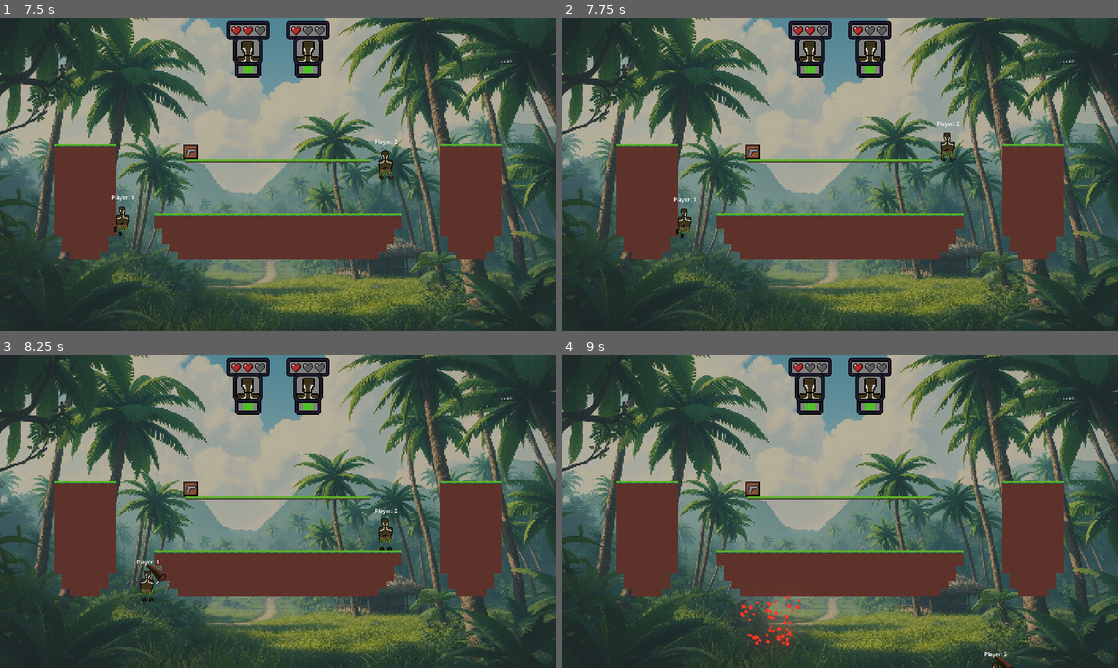
Above: before the commit, frames 1-4 (two rows, left to right).
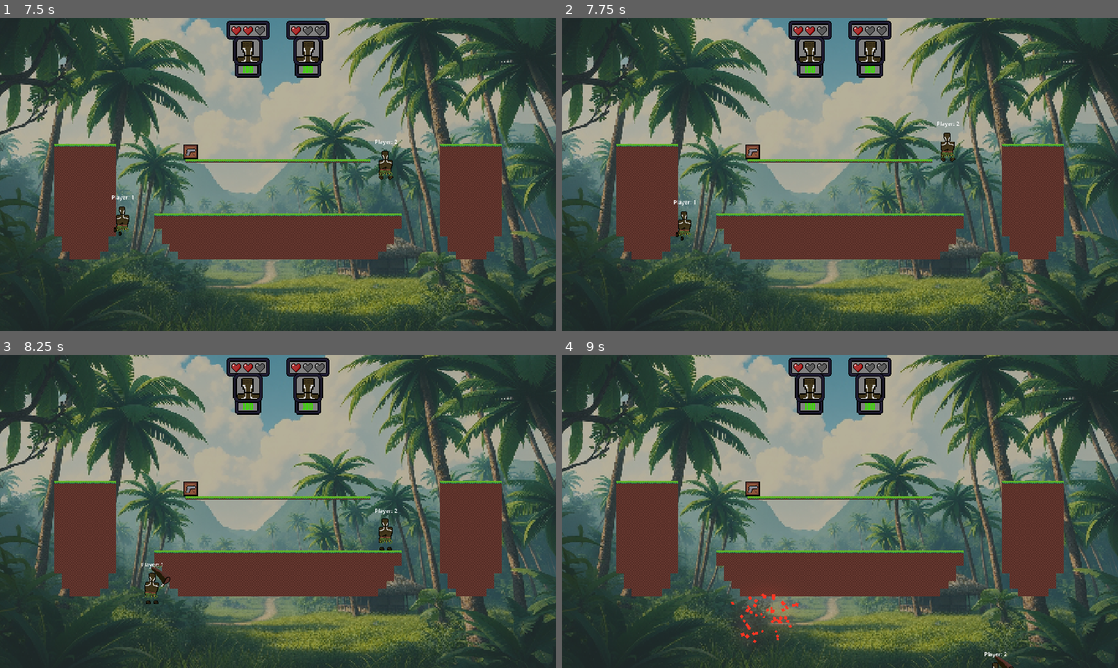
Above: after the commit, the same moments.

Repository: Erueti-Selwyn/DiVerse-Game
Game: Godot game, scene res://scenes/Level.tscn
The game is run twice, just before and just after one commit, with the same random seed, the same clock (stepped at 60 frames per second) and the same inputs. This scene is started directly instead of the project's main scene.
Inputs (mouse positions are in pixels of both pictures, inside the frame that each line leads up to):
- Up to frame 1 (7.5 s): tap Enter at 0.5 s; hold D (move_right) 0.53-2.03 s; tap G (dash) at 0.6, 2.3, 2.85, 5.3 s; tap Space (jump) at 0.77, 1.07, 1.52, 1.55, 1.82, 2.1, 3.02, 3.32, 3.77, 3.8, 4.07, 5.27, 5.57, 6.77, 6.8, 7.07 s; tap K (dash2) at 0.8, 1.35, 3.05, 3.6, 6.05 s; hold A (move_left) 2.03-2.78 s; hold D (move_right) 2.78-4.25 s; tap Escape (pause) at 4.15 s; click (278, 152) at 4.25 s; hold A (move_left) 5.03-5.78 s; tap Down (move_down2) at 5.1 s; hold D (move_right) 5.78-6.53 s; tap Left (move_left2) at 5.85 s; hold A (move_left) from 6.53 s (still down); tap Right (move_right2) at 6.6 s; tap Up (move_up2) at 7.35 s
- Up to frame 2 (7.75 s): keep holding A (move_left); tap Space (jump) at 7.52 s; tap G (dash) at 7.55 s
- Up to frame 3 (8.25 s): tap Space (jump) at 7.82 s; release A (move_left) at 8.03 s; hold D (move_right) from 8.03 s (still down); tap F (shoot) at 8.1 s
- Up to frame 4 (9 s): keep holding D (move_right); tap Space (jump) at 8.27, 8.57 s; tap K (dash2) at 8.3 s; tap L (shoot2) at 8.85 s

Frame 1 is identical in both runs. In frame 2, 0.2% of the frame differs, in the area x 20-24%, y 57-72%; in frame 3, 0.3%; in frame 4, 0.4%, in the area x 30-43%, y 76-93%.

Commit message:
Minor code change

Diff:
--- a/2DFightingGodot/scripts/Level.gd
+++ b/2DFightingGodot/scripts/Level.gd
@@ -23,12 +23,13 @@
 var paused : bool
 
 
-# Called when the node enters the scene tree for the first time.
 func _ready():
+	# Sets variables.
 	global_script.is_on_level = true
 	global_script.is_on_menu = false
 	global_map_audio_player.play_map_music()
 	global_script.crate_number = 0
+	# Sets background image.
 	if global_script.map_type == 1:
 		background.texture = AFRICA_MAP
 		african_tile_map.global_position.y = 0
@@ -53,11 +54,22 @@
 		background.texture = MEXICO_MAP
 		mexico_tile_map.global_position.y = 0
 		mexico_tile_map.visible = true
+	# Creates first box.
 	await get_tree().create_timer(randi_range(1, 2)).timeout
 	create_box()
 
 
-# Called every frame. 'delta' is the elapsed time since the previous frame.
+func create_box():
+	# Checks if can create box.
+	if global_script.crate_number < 2:
+		var crate = CRATE_PATH.instantiate()
+		# Moves box to random x position on map
+		crate.global_position = Vector2(randi_range(-350, 350), -360)
+		global_script.crate_number += 1
+		add_child(crate)
+	start_timer()
+
+
 func _physics_process(_delta):
 	if paused:
 		if !global_script.is_paused:
@@ -66,12 +78,14 @@
 
 
 func start_timer():
+	# Generates random timer
 	random_time = randi_range(6, 13)
 	time_left = random_time
 	decrease_timer()
 
 
 func decrease_timer():
+	# Decreases timer 1 per second.
 	if time_left > 0:
 		if !global_script.is_paused:
 			await get_tree().create_timer(1).timeout
@@ -81,12 +95,3 @@
 			paused = true
 	else:
 		create_box()
-
-
-func create_box():
-	if global_script.crate_number < 2:
-		var crate = CRATE_PATH.instantiate()
-		crate.global_position = Vector2(randi_range(-350, 350), -360)
-		global_script.crate_number += 1
-		add_child(crate)
-	start_timer()
--- a/2DFightingGodot/scripts/Player.gd
+++ b/2DFightingGodot/scripts/Player.gd
@@ -652,6 +652,7 @@
 	if (
 		not attacking
 		and not is_hit
+		and not on_wall
 	):
 		if not dashing:
 			# Sets dash direction.
--- a/2DFightingGodot/scripts/bullet.gd
+++ /dev/null
@@ -1,11 +0,0 @@
-extends Node
-
-
-# Called when the node enters the scene tree for the first time.
-func _ready():
-	pass # Replace with function body.
-
-
-# Called every frame. 'delta' is the elapsed time since the previous frame.
-func _process(delta):
-	pass
--- a/2DFightingGodot/scripts/character_select.gd
+++ b/2DFightingGodot/scripts/character_select.gd
@@ -52,14 +52,15 @@
 
 
 func _process(_delta):
+	# Updates global player characters.
 	global_script.global_player_character_1 = player_1_character
 	global_script.global_player_character_2 = player_2_character
 
 
 func _on_start_pressed():
+	# Opens Level Scene
 	global_script.button_jump(start_button)
 	global_play_audio_player.play_button_effect()
-	await get_tree().create_timer(0.05).timeout
 	global_script.global_player_character_1 = player_1_character
 	global_script.global_player_character_2 = player_2_character
 	global_script.player_1_controller = local_player_1_controller
--- a/2DFightingGodot/scripts/click_audio_player.gd
+++ b/2DFightingGodot/scripts/click_audio_player.gd
@@ -3,5 +3,6 @@
 
 
 func click_button_effect():
+	# Plays menu sound.
 	if global_script.sound_on:
 		self.play()
--- a/2DFightingGodot/scripts/controls.gd
+++ b/2DFightingGodot/scripts/controls.gd
@@ -7,6 +7,7 @@
 func _on_exitbutton_pressed():
 	global_script.button_jump(exit_button)
 	global_click_audio_player.click_button_effect()
+	# Adds closing controls menu animation.
 	var tween = get_tree().create_tween()
 	tween.tween_property(self, "scale", Vector2(0.1, 0.1), 0.1).set_ease(Tween.EASE_IN)
 	await tween.finished
@@ -14,6 +15,7 @@
 
 
 func open_menu():
+	# Adds opening menu animation.
 	self.pivot_offset = Vector2(self.size / 2)
 	scale = Vector2(0.1, 0.1)
 	self.visible = true
--- a/2DFightingGodot/scripts/crate.gd
+++ b/2DFightingGodot/scripts/crate.gd
@@ -1,6 +1,7 @@
 extends CharacterBody2D
+
+@onready var global_script = $"/root/Global"
 # Nodes
-@onready var global_script = $"/root/Global"
 @onready var sniper_texture = $sniper
 @onready var pistol_texture = $pistol
 @onready var crate = $crate
@@ -15,8 +16,10 @@
 
 
 func _ready():
+	# Generates random number for type of gun crate spawns.
 	random_int = randi_range(1, 5)
-	if random_int == 2:
+	if random_int == 1:
+		# If random_int is 1 spawns sniper.
 		large_crate_collision.disabled = false
 		crate_collision.disabled = true
 		large_crate_collision_2.disabled = false
@@ -25,6 +28,7 @@
 		large_crate.visible = true
 		gun_type = 2
 	else:
+		# Spawns pistol
 		large_crate_collision.disabled = true
 		crate_collision.disabled = false
 		large_crate_collision_2.disabled = true
@@ -35,18 +39,22 @@
 
 
 func _physics_process(_delta):
-	if !global_script.is_paused:
+	# Adds velocity if not paused.
+	if not global_script.is_paused:
 		if not is_on_floor():
 			velocity.y = 200
 		move_and_slide()
 
 
 func _on_area_2d_area_entered(area):
+	# Checks if collided area is player.
 	if area.is_in_group("player"):
+		# Gets player script.
 		var grandparent = area.get_parent().get_parent()
 		if grandparent and grandparent.has_method("collect_item"):
 			grandparent.collect_item(gun_type)
 			queue_free()
 	elif area.is_in_group("boundary"):
+		# Deletes crate if hit boundary
 		global_script.crate_number -= 1
 		queue_free()
--- a/2DFightingGodot/scripts/global.gd
+++ b/2DFightingGodot/scripts/global.gd
@@ -22,19 +22,21 @@
 
 
 func display_damage_number(value : int, position : Vector2):
+	# Makes label for damage number.
 	var number = Label.new()
 	number.global_position = position
 	number.text = str(value)
 	number.z_index= 5
+	# Makes new label settings for text.
 	number.label_settings = LabelSettings.new()
-	var color = Color(1, 1, 1)
-	number.label_settings.font_color = color
+	number.label_settings.font_color = Color(1, 1, 1)
 	number.label_settings.font_size = 18
 	number.label_settings.outline_color = "#000"
 	number.label_settings.outline_size = 1
 	call_deferred("add_child", number)
 	await number.resized
 	number.pivot_offset = Vector2(number.size / 2)
+	# Adds animation to text.
 	var tween = get_tree().create_tween()
 	tween.set_parallel(true)
 	tween.tween_property(number, "position:y", number.position.y + 20, 0.5).set_ease(Tween.EASE_IN)
@@ -45,6 +47,7 @@
 
 
 func button_jump(button):
+	# Adds jump animation for menu buttons.
 	button.pivot_offset = Vector2(button.size / 2)
 	var tween = get_tree().create_tween()
 	tween.set_parallel(false)
--- a/2DFightingGodot/scripts/gun.gd
+++ b/2DFightingGodot/scripts/gun.gd
@@ -8,7 +8,12 @@
 var gun_type : int = 1
 
 
+func _ready():
+	delete()
+
+
 func bullet_spawn(dir : int, player : int, dam : int, type : int):
+	# Sets Variable for new bullet.
 	direction = dir
 	player_index = player
 	bullet_damage = dam
@@ -16,28 +21,32 @@
 
 
 func _physics_process(delta):
+	# Adds velocity.
 	if !global_script.is_paused:
 		move_local_x(speed * delta * direction)
-		delete()
-	#var move_vector = velocity.normalized() * speed * delta
 
 
 func delete():
-		await get_tree().create_timer(2).timeout
-		queue_free()
+	# Deletes after 2 seconds
+	await get_tree().create_timer(2).timeout
+	queue_free()
 
 
 func _on_area_entered(area):
+	# Checks if bullet hit player.
 	if area.is_in_group("player"):
+		# Gets player script.
 		var grandparent = area.get_parent().get_parent()
 		if grandparent.has_method("get_player_index"):
 			var collided_player_index = grandparent.get_player_index()
 			if player_index != collided_player_index:
 				if grandparent.has_method("bullet_hit"):
+					# Calls bullet hit function.
 					grandparent.bullet_hit(direction, bullet_damage, gun_type)
 					queue_free()
 
 
 func _on_body_entered(body):
+	# Destroys if hits tilemap.
 	if body.is_in_group("tilemap"):
 		queue_free()
--- a/2DFightingGodot/scripts/gun_flash.gd
+++ /dev/null
@@ -1,11 +0,0 @@
-extends Node2D
-
-
-# Called when the node enters the scene tree for the first time.
-func _ready():
-	pass # Replace with function body.
-
-
-# Called every frame. 'delta' is the elapsed time since the previous frame.
-func _process(delta):
-	pass
--- a/2DFightingGodot/scripts/map_music_audio_player.gd
+++ b/2DFightingGodot/scripts/map_music_audio_player.gd
@@ -1,11 +1,14 @@
 extends AudioStreamPlayer2D
+# Music Assests
 const AFRICA_MUSIC = preload("res://assets/audio/music/africa.mp3")
 const CHINA_MUSIC = preload("res://assets/audio/music/china map music.mp3")
 const JAPAN_MUSIC = preload("res://assets/audio/music/japanese map music.mp3")
 const MEXICO_MUSIC = preload("res://assets/audio/music/mexico map music.mp3")
 const SAMOAN_MUSIC = preload("res://assets/audio/music/samoa map music.mp3")
 const VIKING_MUSIC = preload("res://assets/audio/music/viking map music.mp3")
+# Global
 @onready var global_script = $"/root/Global"
+# Map Music Dictionary
 @onready var map_musics_dict : Dictionary = {
 	1 : AFRICA_MUSIC,
 	2 : CHINA_MUSIC,
@@ -14,9 +17,12 @@
 	5 : VIKING_MUSIC,
 	6 : MEXICO_MUSIC,
 	}
+
+
 func _ready():
+	play_map_music()
 
-	play_map_music()
+
 func play_map_music():
 	if (
 		global_script.music_on
--- a/2DFightingGodot/scripts/menu.gd
+++ b/2DFightingGodot/scripts/menu.gd
@@ -8,10 +8,8 @@
 @onready var play_button = $MarginContainer/HBoxContainer/VBoxContainer/Play
 @onready var settings_button = $MarginContainer/HBoxContainer/VBoxContainer/Settings
 @onready var quit_button = $MarginContainer/HBoxContainer/VBoxContainer/Quit
-@onready var click_audio_player = $ClickAudioPlayer
 
 
-# Called when the node enters the scene tree for the first time.
 func _ready():
 	global_script.is_on_level = false
 	global_script.is_on_menu = true
--- a/2DFightingGodot/scripts/menu_audio_player.gd
+++ b/2DFightingGodot/scripts/menu_audio_player.gd
@@ -1,5 +1,7 @@
 extends AudioStreamPlayer2D
+# Music Assets
 const MENU_MUSIC = preload("res://assets/audio/music/menu music.mp3")
+# Global Script
 @onready var global_script = $"/root/Global"
 
 
--- a/2DFightingGodot/scripts/pause.gd
+++ b/2DFightingGodot/scripts/pause.gd
@@ -12,13 +12,13 @@
 var paused = false
 
 
-# Called every frame. 'delta' is the elapsed time since the previous frame.
 func _process(_delta):
 	if Input.is_action_just_pressed("pause"):
 		toggle_pause_menu()
 
 
 func toggle_pause_menu():
+	# Toggles game pause state.
 	if paused:
 		self.hide()
 		pause_highlight.visible = false
@@ -38,7 +38,6 @@
 
 func _on_options_button_pressed():
 	global_script.button_jump(options_button)
-	settings_menu.is_from_pause_menu()
 	settings_menu.open_settings_menu()
 
 
--- a/2DFightingGodot/scripts/play_button_audio_player.gd
+++ b/2DFightingGodot/scripts/play_button_audio_player.gd
@@ -1,5 +1,8 @@
 extends AudioStreamPlayer2D
+# Global script
 @onready var global_script = $"/root/Global"
+
+
 func play_button_effect():
 	if global_script.sound_on:
 		self.play()
--- a/2DFightingGodot/scripts/player_idle.gd
+++ b/2DFightingGodot/scripts/player_idle.gd
@@ -1,10 +1,12 @@
 extends Node2D
+# Nodes
 @onready var global_script = $"/root/Global"
 @onready var animated_sprite = $AnimatedSprite2D
+# Variables
 @export var winner : bool = false
 @export var character_select : bool
 @export var is_player_1 : bool = false
-
+# Dictionary
 var animation_map_dict : Dictionary = {
 	1 : "africanIdle",
 	2 : "chinaIdle",
@@ -13,8 +15,10 @@
 	5 : "vikingIdle",
 	6 : "mexicanIdle",
 }
-# Called when the node enters the scene tree for the first time.
+
+
 func _ready():
+	# If is on winner menu.
 	if winner:
 		if global_script.winning_player == 1:
 			animated_sprite.play(animation_map_dict[global_script.global_player_character_1])
@@ -26,8 +30,9 @@
 		if global_script.winning_player == 1:
 			animated_sprite.play(animation_map_dict[global_script.global_player_character_2])
 
-# Called every frame. 'delta' is the elapsed time since the previous frame.
+
 func _process(_delta):
+	# If on character select menu.
 	if character_select:
 		if is_player_1:
 			animated_sprite.play(animation_map_dict[global_script.global_player_character_1])
--- a/2DFightingGodot/scripts/settings_menu.gd
+++ b/2DFightingGodot/scripts/settings_menu.gd
@@ -16,11 +16,11 @@
 @onready var exit_button = $MarginContainer/VBoxContainer/HBoxContainer3/ExitButton
 @onready var controls_button = $MarginContainer/VBoxContainer/Controls
 @onready var click_audio_player = $"../ClickAudioPlayer"
-# Variables
-var from_pause_menu : bool = false
+
 
 func _ready():
 	self.pivot_offset = Vector2(self.size / 2)
+	# Sets textures based on previous settings.
 	if global_script.music_on:
 		music_switch.texture_normal = SWITCH_ON
 	elif !global_script.music_on:
@@ -30,14 +30,15 @@
 	elif !global_script.sound_on:
 		sound_switch.texture_normal = SWITCH_OFF
 
-func _process(_delta):
-	pass
+
 func _on_menu_pressed():
 	get_tree().change_scene_to_file("res://scenes/menu.tscn")
+
 
 func _on_sound_button_pressed():
 	global_click_audio_player.click_button_effect()
 	global_script.button_jump(sound_switch)
+	# Toggles sound on or off.
 	if global_script.sound_on:
 		sound_switch.texture_normal = SWITCH_OFF
 		sound_switch.texture_click_mask = SWITCH_OFF_MASK
@@ -47,9 +48,11 @@
 		sound_switch.texture_click_mask = SWITCH_ON_MASK
 		global_script.sound_on = true
 
+
 func _on_music_button_pressed():
 	global_click_audio_player.click_button_effect()
 	global_script.button_jump(music_switch)
+	# Toggles music on or off.
 	if global_script.music_on:
 		music_switch.texture_normal = SWITCH_OFF
 		music_switch.texture_click_mask = SWITCH_OFF_MASK
@@ -63,22 +66,23 @@
 		global_menu_audio_player.play_menu_music()
 		global_map_audio_player.play_map_music()
 
+
 func _on_exit_button_pressed():
 	global_script.button_jump(exit_button)
 	global_click_audio_player.click_button_effect()
+	# Starts animation of closing settings menu.
 	var tween = get_tree().create_tween()
 	tween.tween_property(self, "scale", Vector2(0.1, 0.1), 0.1).set_ease(Tween.EASE_IN)
 	await tween.finished
 	self.visible = false
 
+
 func open_settings_menu():
+	# Starts animation of opening settings menu.
 	scale = Vector2(0.1, 0.1)
 	self.visible = true
 	var tween = get_tree().create_tween()
 	tween.tween_property(self, "scale", Vector2(1, 1), 0.1).set_ease(Tween.EASE_OUT)
-
-func is_from_pause_menu():
-	from_pause_menu = true
 
 
 func _on_controls_pressed():
--- a/2DFightingGodot/scripts/win.gd
+++ b/2DFightingGodot/scripts/win.gd
@@ -12,9 +12,12 @@
 @onready var background = $background
 @onready var winner_title = $HBoxContainer/VBoxContainer/Label
 @onready var menu_button = $MenuButton
-# Called when the node enters the scene tree for the first time.
+
+
 func _ready():
+	# Displays winner text.
 	winner_title.text = "Player "  + str(global_script.winning_player) + " Wins!"
+	# Changes background to map of game.
 	if global_script.map_type == 1:
 		background.texture = african_background
 	elif global_script.map_type == 2:
@@ -29,11 +32,6 @@
 		background.texture = mexican_background
 
 
-# Called every frame. 'delta' is the elapsed time since the previous frame.
-func _process(_delta):
-	pass
-
-
 func _on_menu_button_pressed():
 	global_script.button_jump(menu_button)
 	await get_tree().create_timer(0.05).timeout
